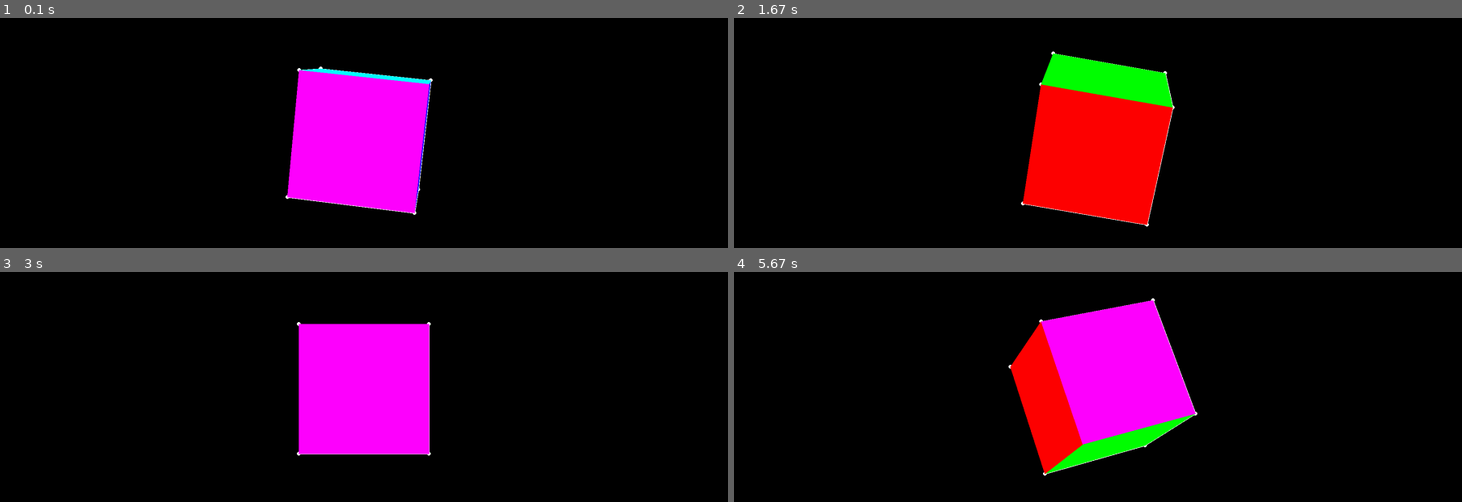
Above: before the commit, frames 1-4 (two rows, left to right).
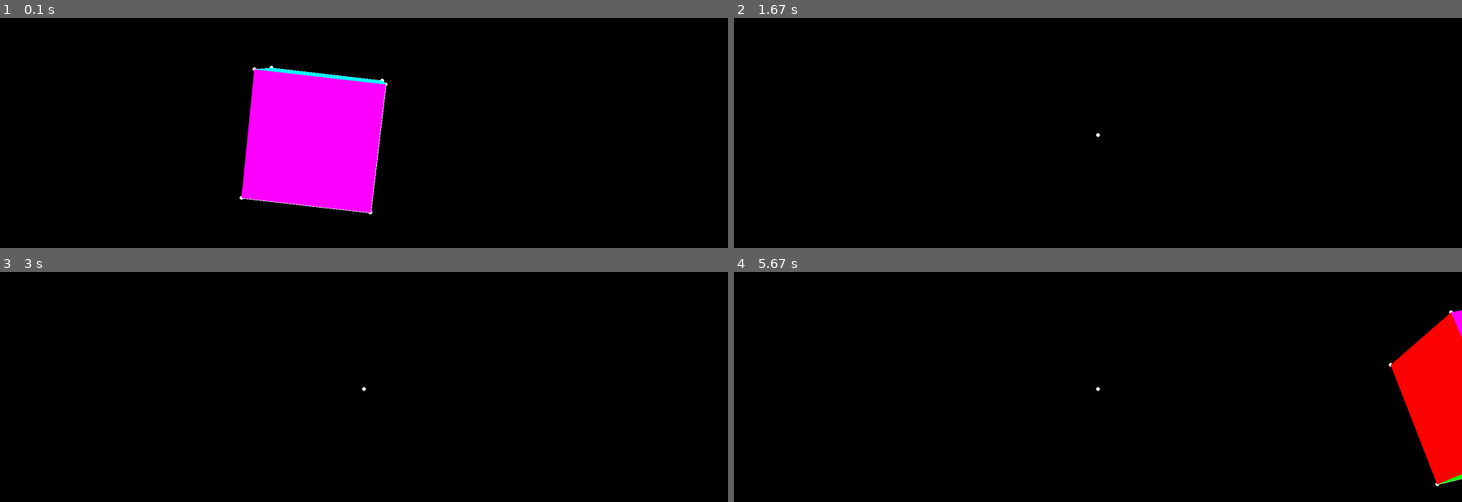
Above: after the commit, the same moments.

Repository: SteakFisher/pyGameEngine
Game: pygame game, started from main.py
Two runs of this game, one before a commit and one after it. Both use one fixed random seed, a clock stepped at 60 frames per second and the inputs below.
Inputs:
- Up to frame 1 (0.1 s): no input
- Up to frame 2 (1.67 s): no input
- Up to frame 3 (3 s): no input
- Up to frame 4 (5.67 s): no input

The runs differ from the first frame. In frame 1, 8.2% of the frame differs, in the area x 32-60%, y 20-86%; in frame 2, 12%; in frame 3, 10%; in frame 4, 18%, in the area x 37-100%, y 11-94%.

Commit message:
Long overdue deletion of classes

Diff:
--- a/classes/Camera.py
+++ /dev/null
@@ -1,18 +0,0 @@
-from utils.types import Position, Rotation
-
-
-class Camera:
-    def __init__(self, pos: Position = dict(x=0, y=0, z=-3, w=1), rot: Rotation = dict(x=0, y=0, z=180)) -> None:
-        self.pos: Position = pos
-        self.rot: Rotation = rot
-
-    def __str__(self) -> str:
-        return f"Pos: {self.pos}, \nRot: {self.rot}"
-
-    def translate(self, translation: Position) -> None:
-        self.pos = translation
-
-    def rotate(self, angle: Rotation) -> None:
-        self.rot['x'] += angle['x']
-        self.rot['y'] += angle['y']
-        self.rot['z'] += angle['z']
--- a/main.py
+++ b/main.py
@@ -19,7 +19,7 @@
 
 environment: List[Object] = []
 
-camera: Camera = Camera(environment, pos=Position(0,0,-4))
+camera: Camera = Camera(environment, pos=Position(0, 0, -4))
 
 cube1: Cube = Cube(environment, screen, camera, Position(0, 0, 8), Rotation(0, 0, 0))
 
@@ -31,9 +31,9 @@
     screen.fill("black")
 
     # camera.setPosition(camera.pos + Position(0, 0, 0.05))
-    # camera.setRotation(camera.rot + Rotation(1, 0 ,0))
+    camera.setRotation(camera.rot + Rotation(0, 1, 0))
 
-    # cube1.setPosition(cube1.pos + Position(0.01, 0, 0.0))
+    cube1.setPosition(cube1.pos + Position(0.01, 0, 0.0))
     cube1.setRotation(cube1.rot + Rotation(1, 1, 1))
     # cube1.setScale(cube1.scale + Scaling(0.01, 0.01, 0.01))
 
--- a/newClasses/Camera.py
+++ b/newClasses/Camera.py
@@ -39,8 +39,6 @@
 
         transformedVertices = np.array(inversed)
 
-        print(transformedVertices)
-
         for vertex in transformedVertices:
             if vertex[2] < 0:
                 pixels.append(None)
